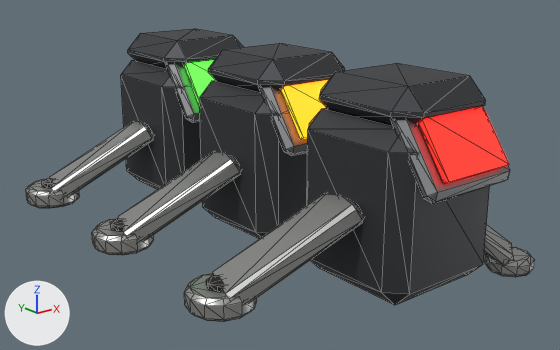
Before and after pictures for a commit that changed the glTF model client/assets/models/packs/placeholders/rail-signal.glb.
Camera for both pictures: a 50 mm camera at (-1.202, -1.555, 0.748) aimed at (-0.029, -0.088, 0.162). Arrows for +X, +Y and +Z are at lower left; the lights stay in place. The older version comes first. Mesh edges are drawn as thin lines. Vertices at exactly the same position are counted once.

Objects in the first picture: 'anim_lit_green', 'anim_lit_red', 'anim_lit_yellow', 'body'.
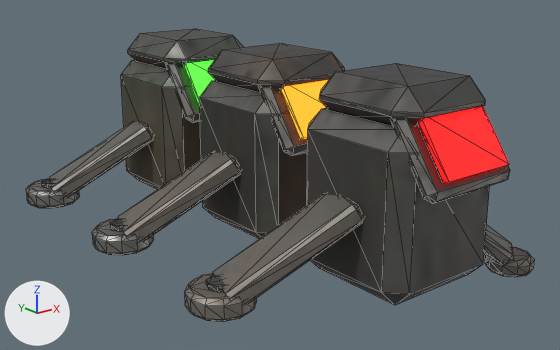
Where the change shows, as pixel boxes [x1, y1, x2, y2] in the pictures (560 x 350 px):
'anim_lit_red', surface changed: [418, 107, 509, 184] in both
'anim_lit_yellow', surface changed: [281, 80, 329, 140] in both
part 3 of me_body, recoloured: [121, 32, 490, 305] in both
part 4 of me_body, recoloured: [166, 64, 510, 204] in both
part 5 of me_body, recoloured (darker): [26, 122, 535, 322] in both
part 6 of me_body, recoloured: [42, 178, 225, 292] in both

Diff of the bpy script that builds the scene:
```diff
--- a/client/assets/models/packs/placeholders/rail-signal.glb.py
+++ b/client/assets/models/packs/placeholders/rail-signal.glb.py
@@ mat_lamp_red_lit @@
 mat_lamp_red_lit = bpy.data.materials.new('lamp_red_lit')
-# nodes: BsdfPrincipled, Mix, OutputMaterial, VertexColor
-# colours: red #ff0000, red #ff4a3a, mixed with the vertex colours
+# nodes: BsdfPrincipled, NormalMap, OutputMaterial, SeparateColor, TexImage x3
+# colours: red #ff0000
+# uses the picture img_image_0
+# uses the picture img_image_1
+# uses the picture img_image_2
@@ mat_lamp_yellow @@
 mat_lamp_yellow = bpy.data.materials.new('lamp_yellow')
-# nodes: BsdfPrincipled, Mix, OutputMaterial, VertexColor
-# colours: orange #ff8000, orange #ffb03a, mixed with the vertex colours
+# nodes: BsdfPrincipled, NormalMap, OutputMaterial, SeparateColor, TexImage x3
+# colours: orange #ff8000
+# uses the picture img_image_0
+# uses the picture img_image_1
+# uses the picture img_image_2
@@ mat_pbr_body @@
+mat_pbr_body = bpy.data.materials.new('pbr_body')
+# uses the picture img_image_0
+# uses the picture img_image_1
+# uses the picture img_image_2
@@ me_anim_lit_red @@
 me_anim_lit_red.from_pydata(...)  # 8 vertices, 12 faces; spans x -0.065..0.125, y -0.651..-0.554, z 0.284..0.415
+# me_anim_lit_red part 1: 12 kept faces spanning x -0.065..0.125, y -0.651..-0.554, z 0.284..0.415 get new texture (UV) coordinates
 me_anim_lit_red.materials.append(mat_lamp_red_lit)
@@ me_anim_lit_yellow @@
 me_anim_lit_yellow.from_pydata(...)  # 8 vertices, 12 faces; spans x -0.065..0.125, y -0.221..-0.124, z 0.284..0.415
+# me_anim_lit_yellow part 2: 12 kept faces spanning x -0.065..0.125, y -0.221..-0.124, z 0.284..0.415 get new texture (UV) coordinates
 me_anim_lit_yellow.materials.append(mat_lamp_yellow)
@@ me_body @@
 me_body.from_pydata(...)  # 696 vertices, 1284 faces; spans x -0.455..0.302, y -0.645..0.605, z 0.0..0.46
-me_body.materials.append(mat_lamp_green_off)
-me_body.materials.append(mat_lamp_yellow_off)
-me_body.materials.append(mat_lamp_red_off)
+# me_body part 3: 264 faces spanning x -0.13..0.19, y -0.59..0.59, z 0.0..0.46 switch from mat_steel_dark to mat_pbr_body
+# me_body part 4: 132 faces spanning x -0.1..0.16, y -0.642..0.349, z 0.247..0.416 switch from mat_steel to mat_pbr_body
+# me_body part 5: 768 faces spanning x -0.455..0.302, y -0.645..0.605, z 0.0..0.216 switch from mat_steel_light to mat_pbr_body
+# me_body part 6: 84 faces spanning x -0.41..-0.35, y -0.36..0.56, z 0.049..0.061 switch from mat_soot to mat_pbr_body
```
